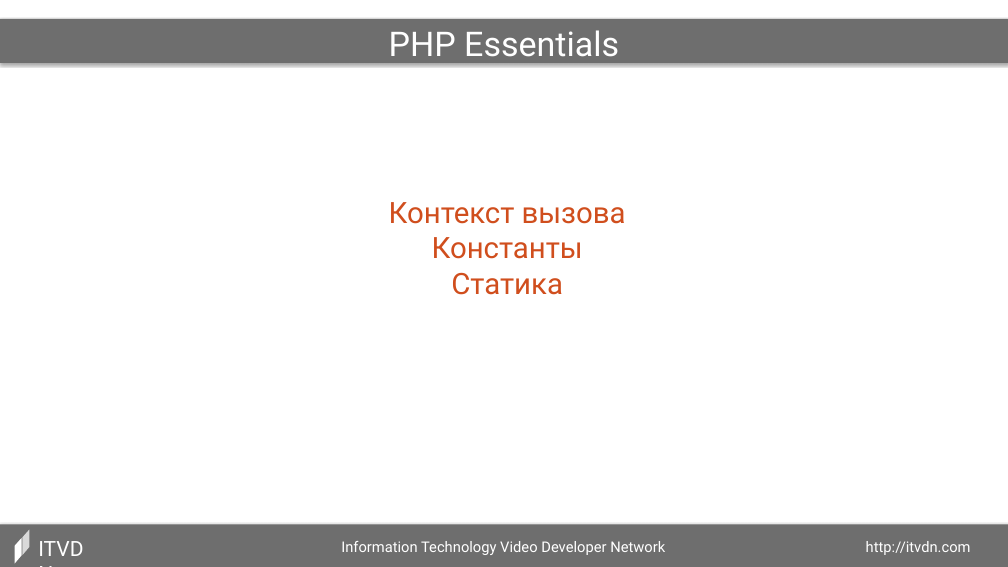
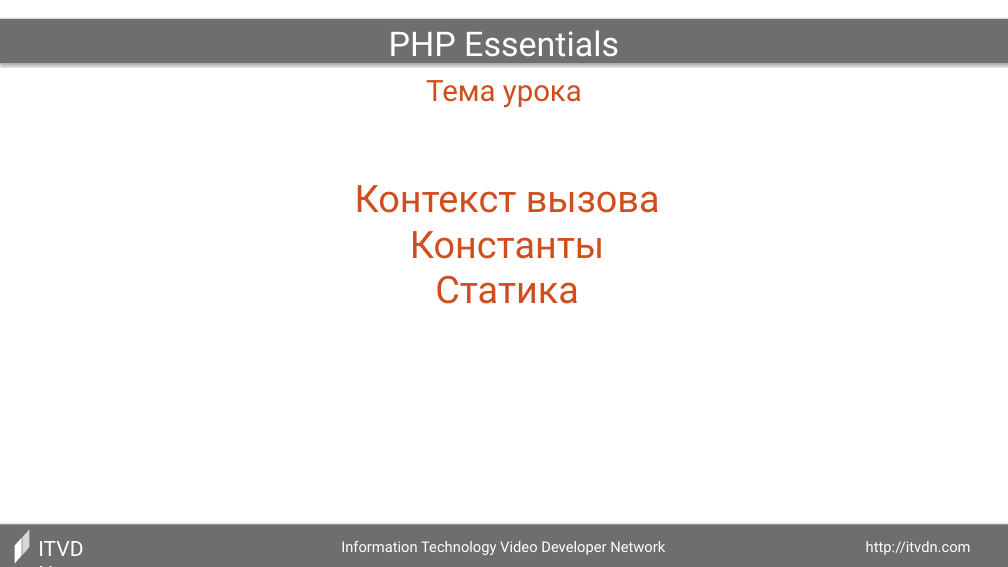
Before and after one commit to dozer111/itvdn, a slide deck: slide 3 of PHP Essentials/002_Контекст вызова. Константы. Статика в PHP ООП/002_Контекст вызова. Константы. Статика в PHP ООП (Презентация).pptx (slide 2 before the commit). Drawn at 1008x567 pixels with LibreOffice and Linux fonts; fonts in the diff are those of the drawing. Boxes give left, top, right and bottom in pixels: in the first picture for what was removed or moved away, otherwise in the second. Text is boxed around its words. In the diff, an @@ line names an element or a change of style, - is before the commit and + after.

```diff
--- a/PHP Essentials/002_Контекст вызова. Константы. Статика в PHP ООП/002_Контекст вызова. Константы. Статика в PHP ООП (Презентация).pptx
+++ b/PHP Essentials/002_Контекст вызова. Константы. Статика в PHP ООП/002_Контекст вызова. Константы. Статика в PHP ООП (Презентация).pptx
@@ text added at bbox=[426, 80, 582, 108], 28 pt, text #D04E1D @@
+Тема урока
@@ text "Контекст вызова": place and size @@
-text "Контекст вызова" at bbox=[389, 202, 626, 295]
+text "Контекст вызова" at bbox=[355, 185, 660, 304]
@@ text "Контекст вызова" at bbox=[355, 185, 660, 304]: size 28 to 36 pt @@
```
Also in this commit, not shown: 11 other slides changed, 2 slides added, 14 other files.
